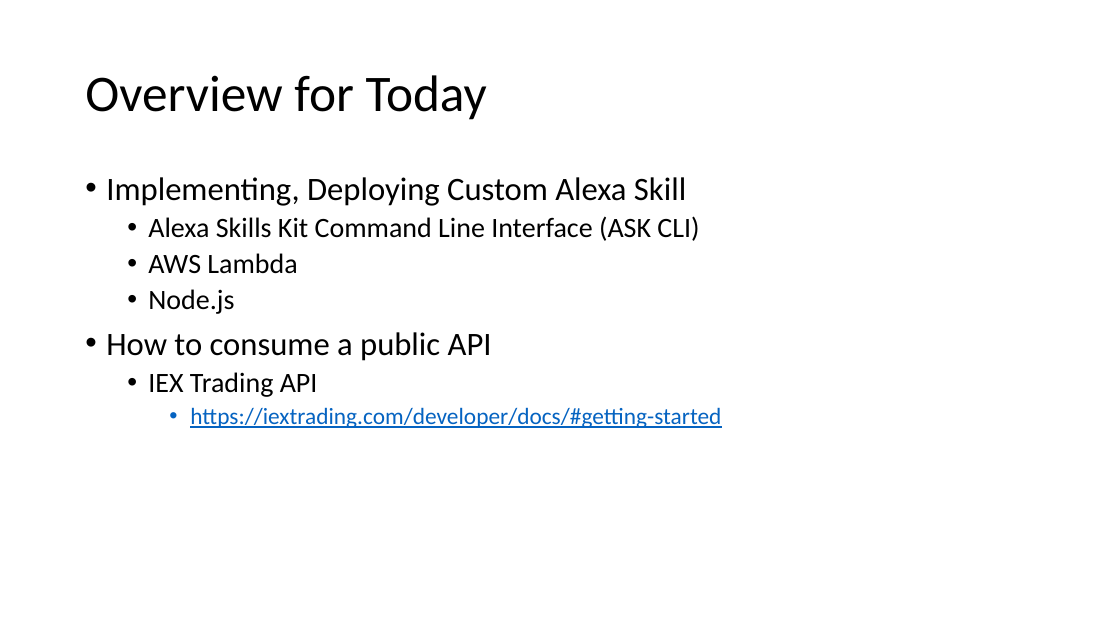
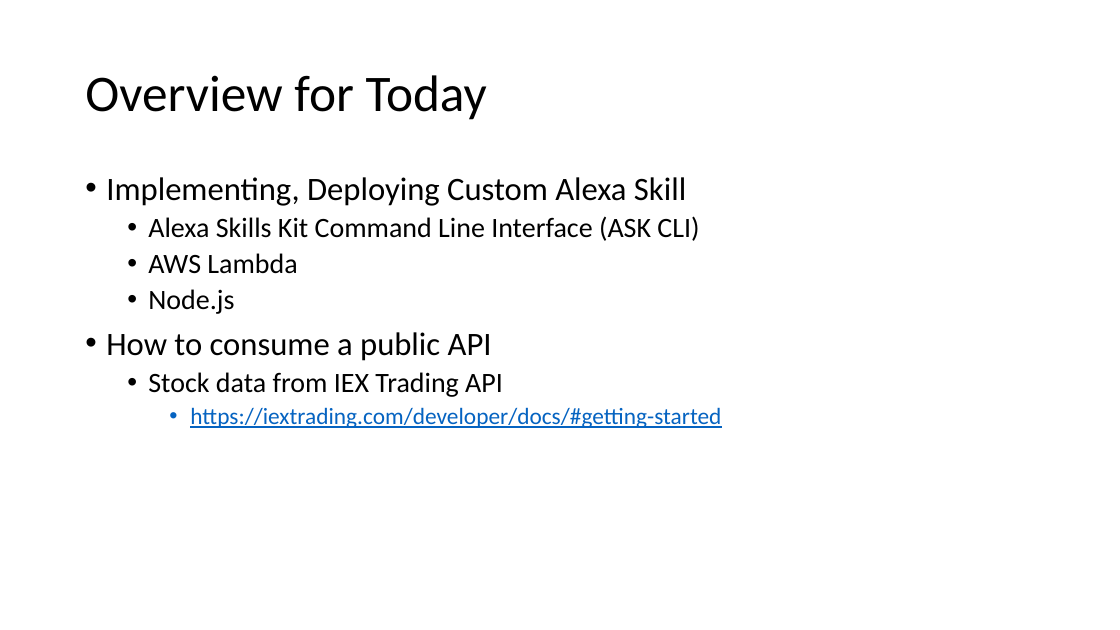
Before and after one commit to haydenwade/speaking-st-cloud-alexa-nodejs-public-apis, a slide deck: slide 4 of Building An Custom.pptx (slide 3 before the commit). Drawn at 1120x630 pixels with LibreOffice and Linux fonts; fonts in the diff are those of the drawing. Boxes give left, top, right and bottom in pixels: in the first picture for what was removed or moved away, otherwise in the second. Text is boxed around its words. In the diff, an @@ line names an element or a change of style, - is before the commit and + after.

```diff
--- a/Building An Custom.pptx
+++ b/Building An Custom.pptx
@@ text at [148, 372, 503, 397]: text changed @@
-  • IEX Trading API
+  • Stock data from IEX Trading API
```
Also in this commit, not shown: 6 other slides changed, 1 slide added, 5 other files.
